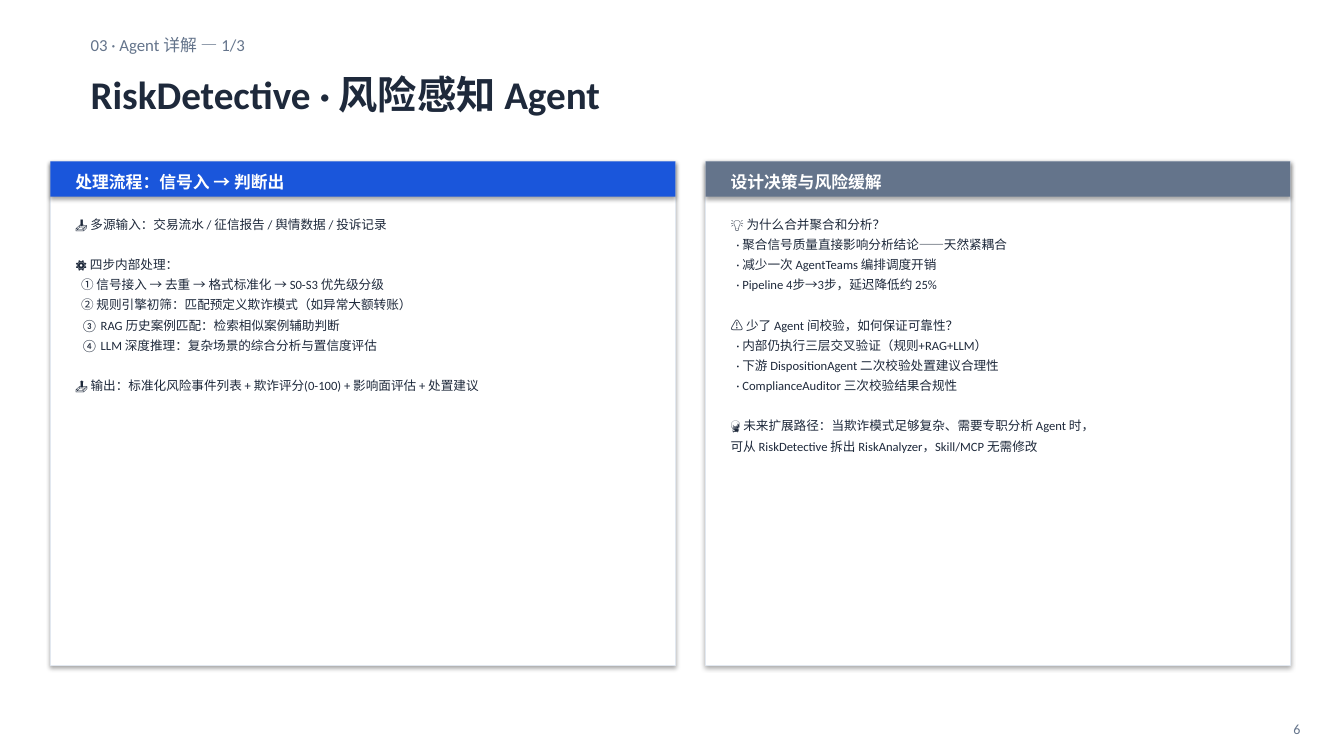
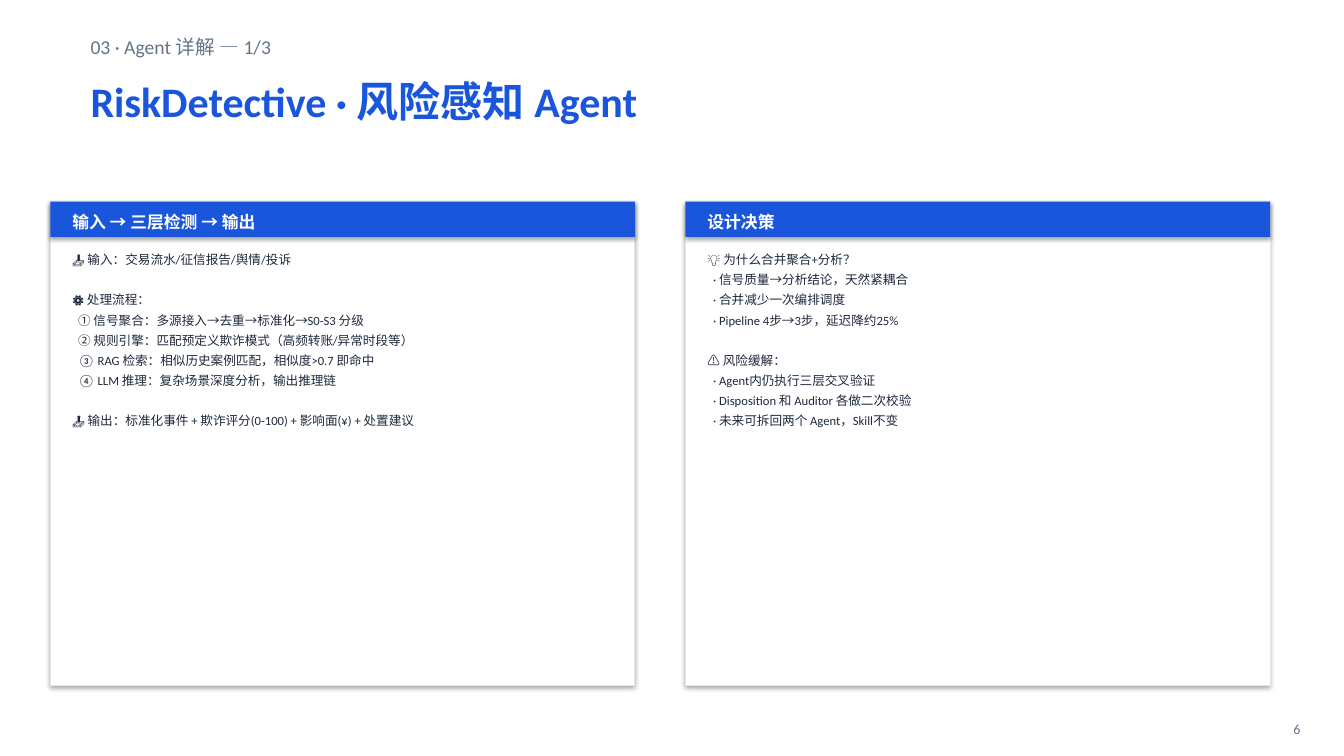
Before and after one commit to 1Adalt/finco-pilot, a slide deck: slide 6 of v2-3agent/FinCopilot初赛方案-3Agent.pptx. Drawn at 1344x756 pixels with LibreOffice and Linux fonts; fonts in the diff are those of the drawing. Boxes give left, top, right and bottom in pixels: in the first picture for what was removed or moved away, otherwise in the second. Text is boxed around its words. In the diff, an @@ line names an element or a change of style, - is before the commit and + after.

```diff
--- a/v2-3agent/FinCopilot初赛方案-3Agent.pptx
+++ b/v2-3agent/FinCopilot初赛方案-3Agent.pptx
@@ text "03 · Agent 详解 — ..." at (91, 37, 271, 58): size 12 to 14 pt @@
@@ text "RiskDetective · 风险感知 Agent" at (91, 81, 637, 124): size 28 to 30 pt, text colour #1E293B to #1A56DB @@
@@ text removed at (75, 173, 284, 190) @@
-处理流程：信号入 → 判断出
@@ rectangle: place and size @@
-rectangle at (50, 161, 676, 665)
+rectangle at (50, 202, 635, 686)
@@ rectangle: place and size @@
-rectangle at (50, 161, 676, 197)
+rectangle at (50, 202, 635, 237)
@@ rectangle: place and size @@
-rectangle at (706, 161, 1291, 665)
+rectangle at (686, 202, 1270, 686)
@@ rectangle: place and size @@
-rectangle at (706, 161, 1291, 197)
+rectangle at (686, 202, 1270, 237)
@@ rectangle at (686, 202, 1270, 237): fill #64748B to #1A56DB @@
@@ text added at (72, 213, 256, 230), 12 pt, text #FFFFFF, bold @@
+输入 → 三层检测 → 输出
@@ text at (707, 213, 774, 230): text changed @@
-设计决策与风险缓解
+设计决策
@@ text at (87, 253, 291, 265): text changed @@
-📥 多源输入：交易流水 / 征信报告 / 舆情数据 / 投诉记录
+📥 输入：交易流水/征信报告/舆情/投诉
@@ text at (723, 253, 856, 265): text changed @@
-💡 为什么合并聚合和分析？
+💡 为什么合并聚合+分析？
@@ text at (87, 293, 150, 305): text changed @@
-⚙️ 四步内部处理：
+⚙️ 处理流程：
@@ text at (719, 273, 908, 285): text changed @@
-· 聚合信号质量直接影响分析结论——天然紧耦合
+· 信号质量→分析结论，天然紧耦合
@@ text at (719, 293, 845, 305): text changed @@
-· 减少一次 AgentTeams 编排调度开销
+· 合并减少一次编排调度
@@ text at (78, 314, 364, 326): text changed @@
-① 信号接入 → 去重 → 格式标准化 → S0-S3 优先级分级
+① 信号聚合：多源接入→去重→标准化→S0-S3 分级
@@ text at (719, 314, 898, 327): text changed @@
-· Pipeline 4步→3步，延迟降低约 25%
+· Pipeline 4步→3步，延迟降约25%
@@ text removed at (746, 319, 958, 332) @@
-⚠️ 少了 Agent 间校验，如何保证可靠性？
@@ text at (78, 334, 413, 346): text changed @@
-② 规则引擎初筛：匹配预定义欺诈模式（如异常大额转账）
+② 规则引擎：匹配预定义欺诈模式（高频转账/异常时段等）
@@ text at (78, 354, 375, 367): text changed @@
-③ RAG 历史案例匹配：检索相似案例辅助判断
+③ RAG 检索：相似历史案例匹配，相似度>0.7 即命中
@@ text added at (723, 354, 786, 366), 9 pt, text #1E293B @@
+⚠️ 风险缓解：
@@ text removed at (742, 339, 987, 351) @@
-· 内部仍执行三层交叉验证（规则+RAG+LLM）
@@ text removed at (742, 359, 999, 372) @@
-· 下游 DispositionAgent 二次校验处置建议合理性
@@ text at (78, 374, 336, 387): text changed @@
-④ LLM 深度推理：复杂场景的综合分析与置信度评估
+④ LLM 推理：复杂场景深度分析，输出推理链
@@ text added at (719, 374, 875, 387), 9 pt, text #1E293B @@
+· Agent内仍执行三层交叉验证
@@ text at (88, 414, 414, 427): text changed @@
-📤 输出：标准化风险事件列表 + 欺诈评分(0-100) + 影响面评估 + 处置建议
+📤 输出：标准化事件 + 欺诈评分(0-100) + 影响面(¥) + 处置建议
@@ text at (719, 394, 912, 407): text changed @@
-· ComplianceAuditor 三次校验结果合规性
+· Disposition 和 Auditor 各做二次校验
@@ text added at (719, 414, 898, 427), 9 pt, text #1E293B @@
+· 未来可拆回两个 Agent，Skill不变
@@ text removed at (743, 419, 1094, 432) @@
-🔮 未来扩展路径：当欺诈模式足够复杂、需要专职分析 Agent 时，
@@ text removed at (731, 440, 1037, 453) @@
-可从 RiskDetective 拆出 RiskAnalyzer，Skill/MCP 无需修改
```
Also in this commit, not shown: 13 other slides changed, 5 slides added, 3 slides removed, 2 other files.
